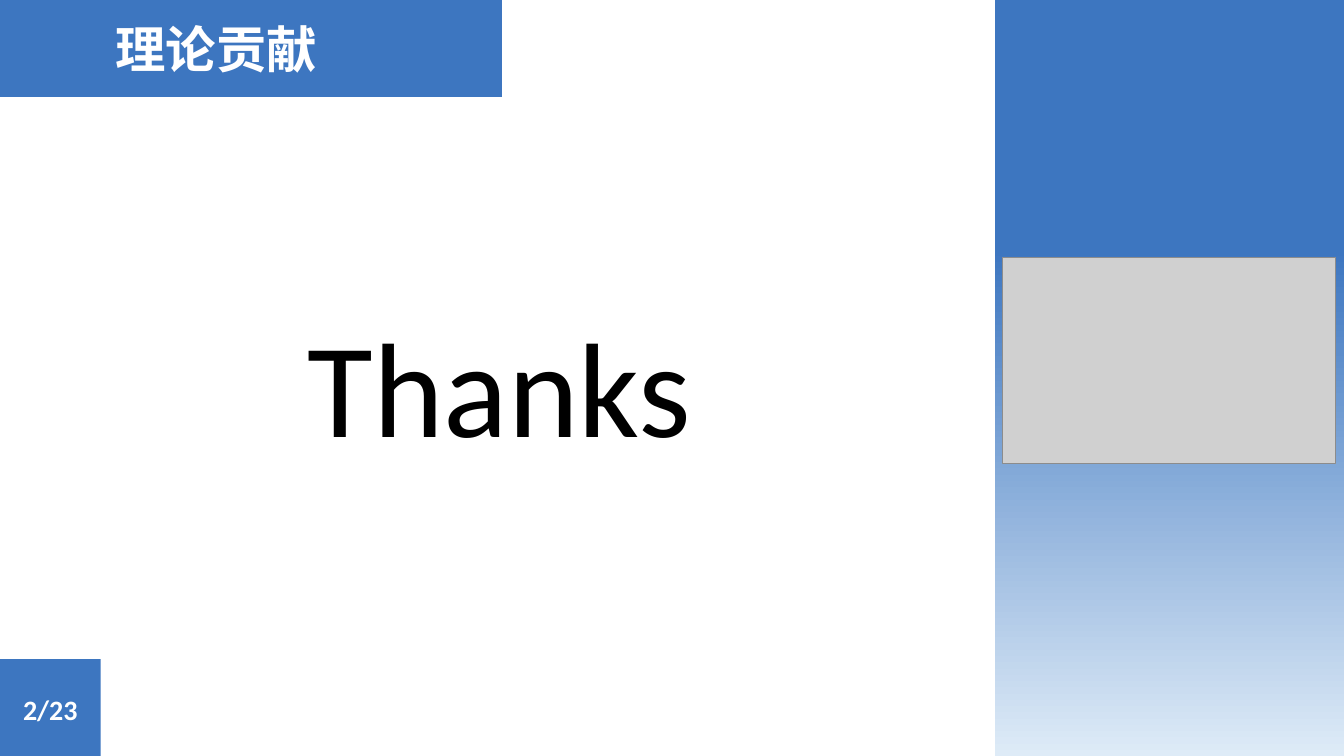
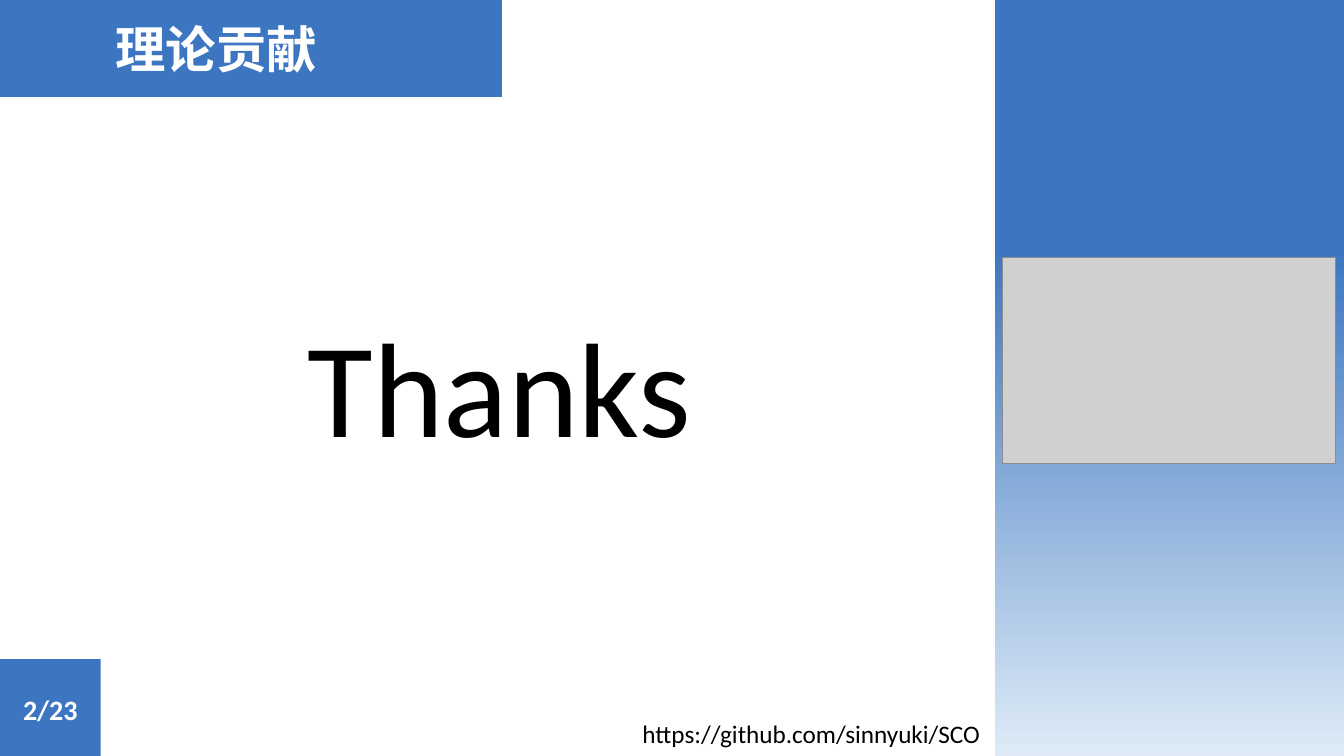
Before and after one commit to sinnyuki/SCO, a slide deck: slide 31 of 6_Reports/6_2_Opening_report/Opening_report.pptx. Drawn at 1344x756 pixels with LibreOffice and Linux fonts; fonts in the diff are those of the drawing; grey boxes stand for pictures. Boxes give left, top, right and bottom in pixels: in the first picture for what was removed or moved away, otherwise in the second. Text is boxed around its words. In the diff, an @@ line names an element or a change of style, - is before the commit and + after.

```diff
--- a/6_Reports/6_2_Opening_report/Opening_report.pptx
+++ b/6_Reports/6_2_Opening_report/Opening_report.pptx
@@ text added at (642, 725, 979, 748), 18 pt, text #000000 @@
+https://github.com/sinnyuki/SCO
```
Also in this commit, not shown: 1 other file.
